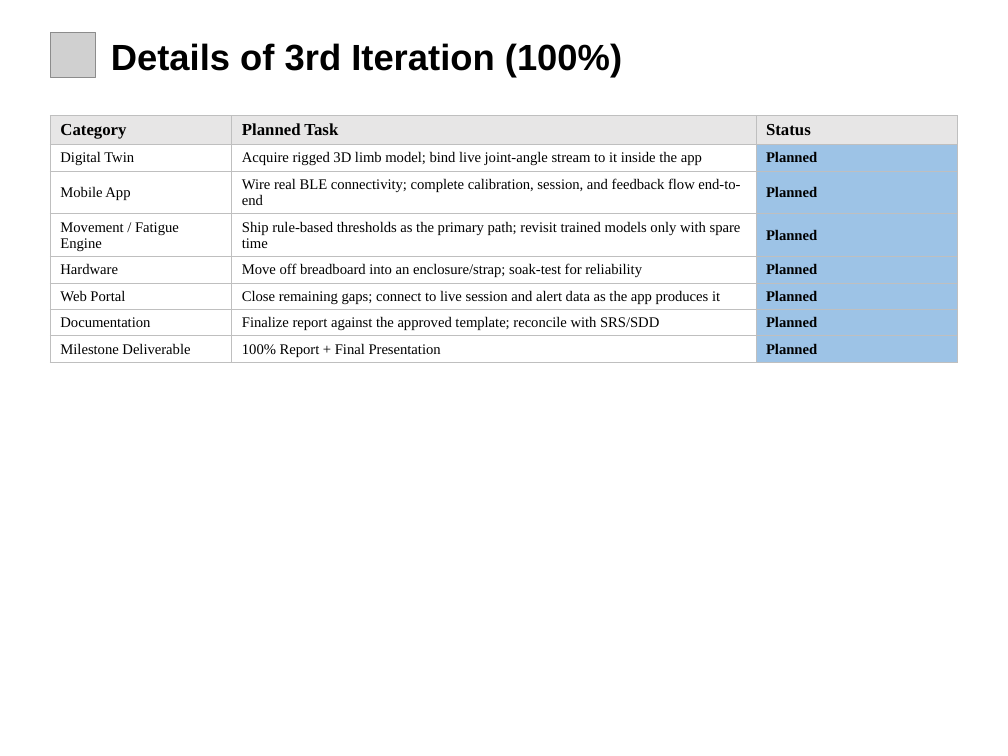
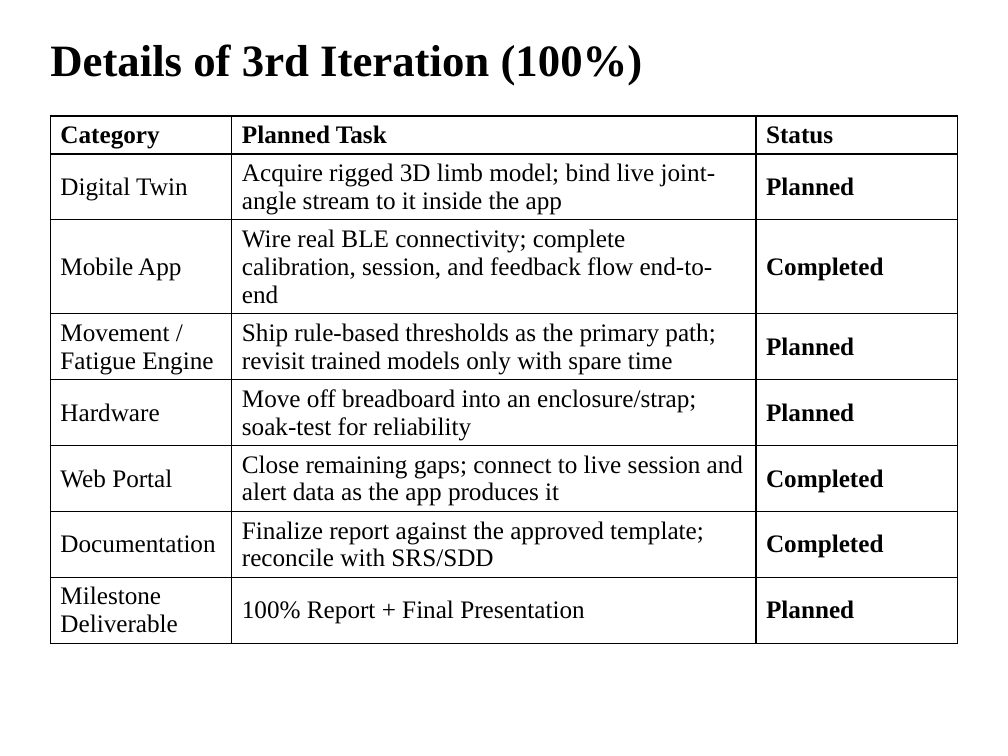
Before and after one commit to Tehreem-cmpsc/intelirehab, a slide deck: slide 36 of docs/presentations/InteliRehab_60_Percent_Presentation.pptx (slide 24 before the commit). Drawn at 1008x756 pixels with LibreOffice and Linux fonts; fonts in the diff are those of the drawing; grey boxes stand for pictures. Boxes give left, top, right and bottom in pixels: in the first picture for what was removed or moved away, otherwise in the second. Text is boxed around its words. In the diff, an @@ line names an element or a change of style, - is before the commit and + after.

```diff
--- a/docs/presentations/InteliRehab_60_Percent_Presentation.pptx
+++ b/docs/presentations/InteliRehab_60_Percent_Presentation.pptx
@@ text "Details of 3rd Iteration (100%)": place and size @@
-text "Details of 3rd Iteration (100%)" at <box>111,43,622,78</box>
+text "Details of 3rd Iteration (100%)" at <box>50,44,643,85</box>
@@ text "Details of 3rd Iteration (100%)" at <box>50,44,643,85</box>: size 26 to 32 pt, font Arial to Times New Roman @@
@@ picture removed at <box>50,32,96,78</box> @@
@@ table at <box>50,116,958,680</box> @@
-row 3, column 3: Planned
+row 3, column 3: Completed
-row 6, column 3: Planned
+row 6, column 3: Completed
-row 7, column 3: Planned
+row 7, column 3: Completed
@@ fill #E7E6E6 to none in row 1 @@
@@ fill #9DC3E6 to none in 7 cells @@
@@ size 12 to 18 pt in "Category", "Planned Task", "Status" @@
@@ size 10.5 to 18 pt @@
@@ borders changed @@
```
Also in this commit, not shown: 12 other slides changed, 24 slides added, 12 slides removed, 55 other files.
